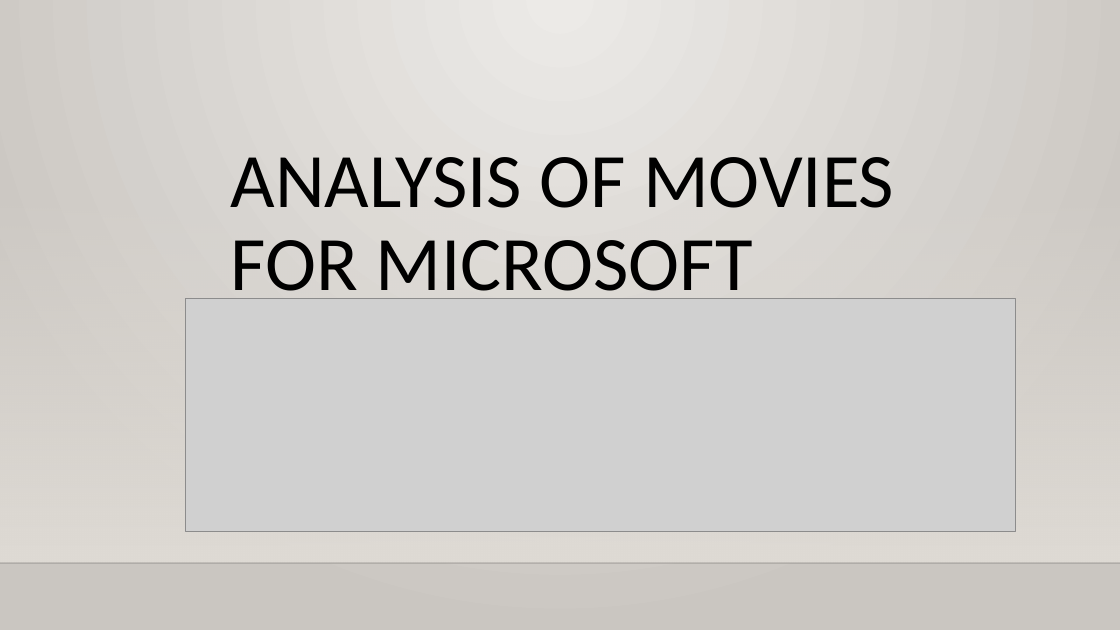
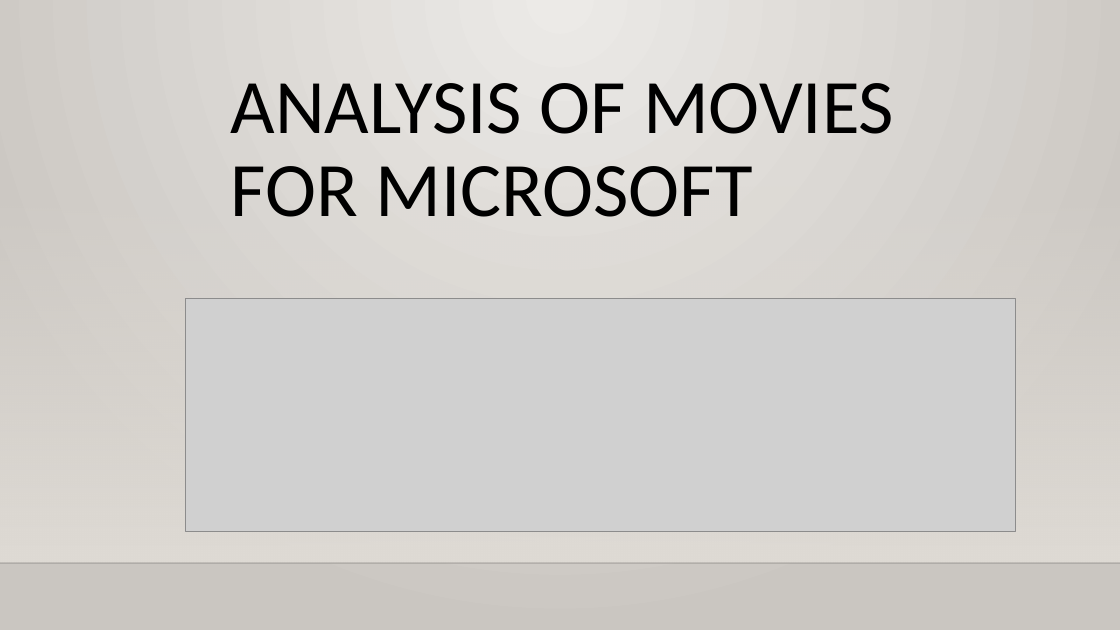
Before and after one commit to Rachael-Osoro/Phase1_Project, a slide deck: slide 1 of Presentation.ppt.pptx. Drawn at 1120x630 pixels with LibreOffice and Linux fonts; fonts in the diff are those of the drawing; grey boxes stand for pictures; background and template pictures are left out. Boxes give left, top, right and bottom in pixels: in the first picture for what was removed or moved away, otherwise in the second. Text is boxed around its words. In the diff, an @@ line names an element or a change of style, - is before the commit and + after.

```diff
--- a/Presentation.ppt.pptx
+++ b/Presentation.ppt.pptx
@@ title "ANALYSIS OF MOVIES FOR MICROSOFT" rewrapped from [231,157,894,299] to [231,83,894,217] @@
```
Also in this commit, not shown: 6 other slides changed, 2 slides added, 2 slides removed.
